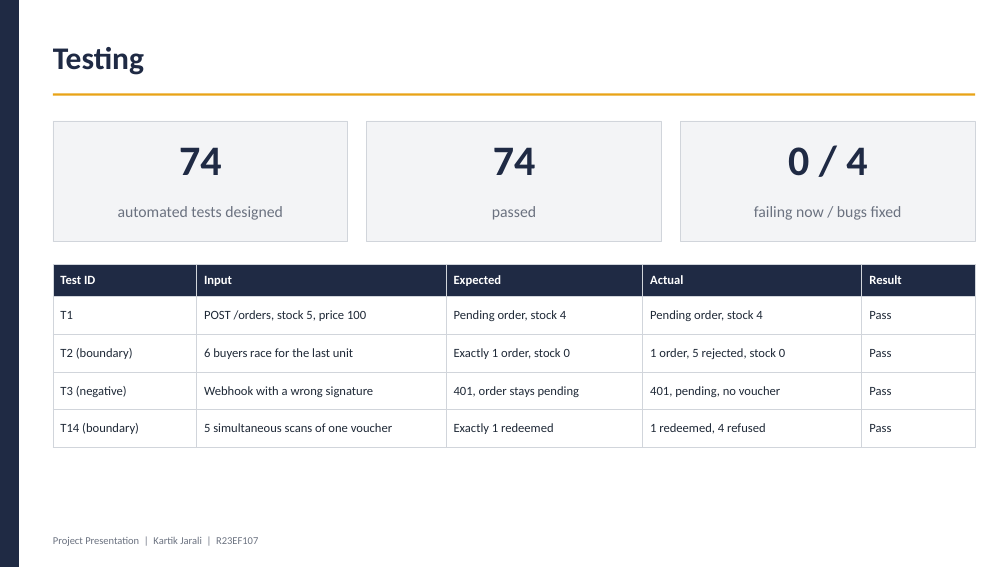
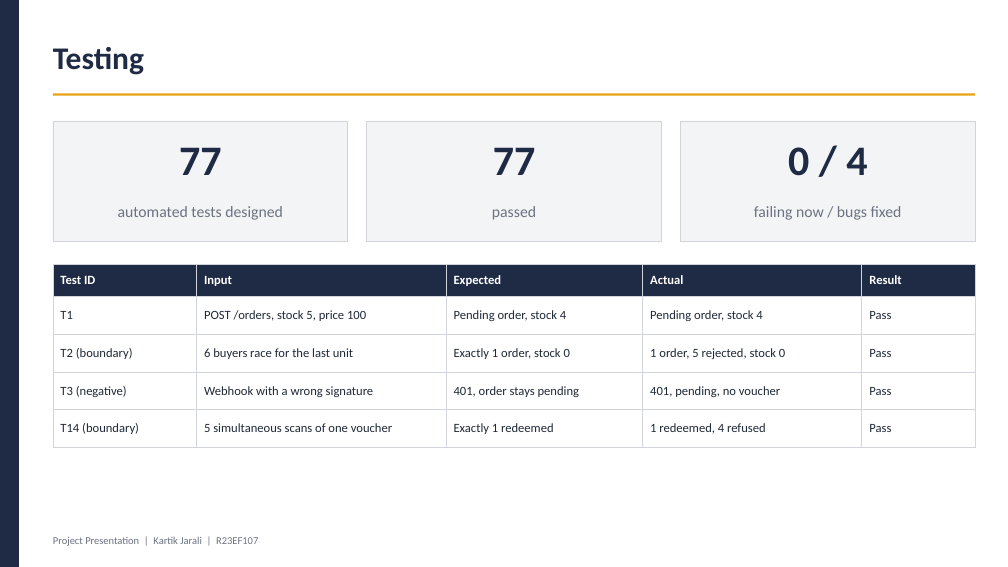
Before and after one commit to Kartikjarali010/next-to, a slide deck: slide 9 of docs/NextTo_Phase1_Presentation_Kartik.pptx. Drawn at 1008x567 pixels with LibreOffice and Linux fonts; fonts in the diff are those of the drawing. Boxes give left, top, right and bottom in pixels: in the first picture for what was removed or moved away, otherwise in the second. Text is boxed around its words. In the diff, an @@ line names an element or a change of style, - is before the commit and + after.

```diff
--- a/docs/NextTo_Phase1_Presentation_Kartik.pptx
+++ b/docs/NextTo_Phase1_Presentation_Kartik.pptx
@@ text at box(179, 147, 222, 175): text changed @@
-74
+77
@@ text at box(493, 147, 536, 175): text changed @@
-74
+77
```
Also in this commit, not shown: 4 other slides changed, 14 other files.
